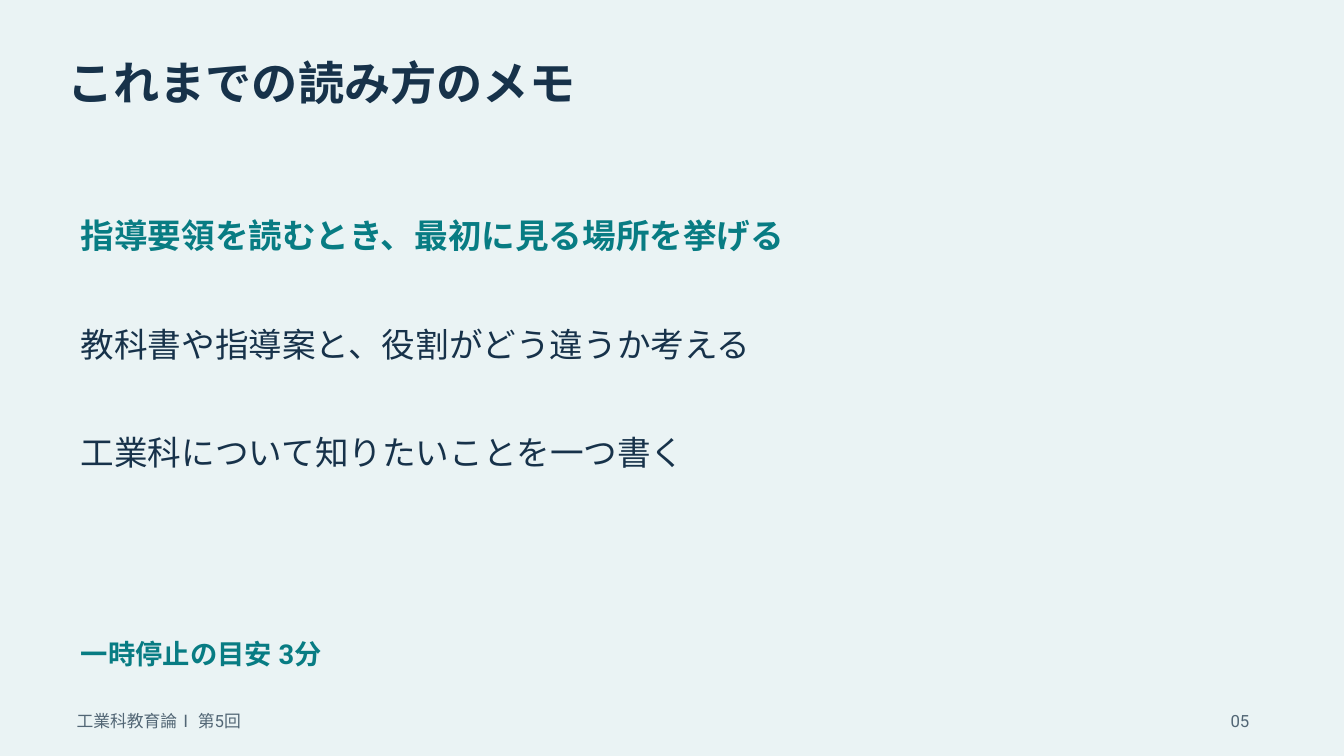
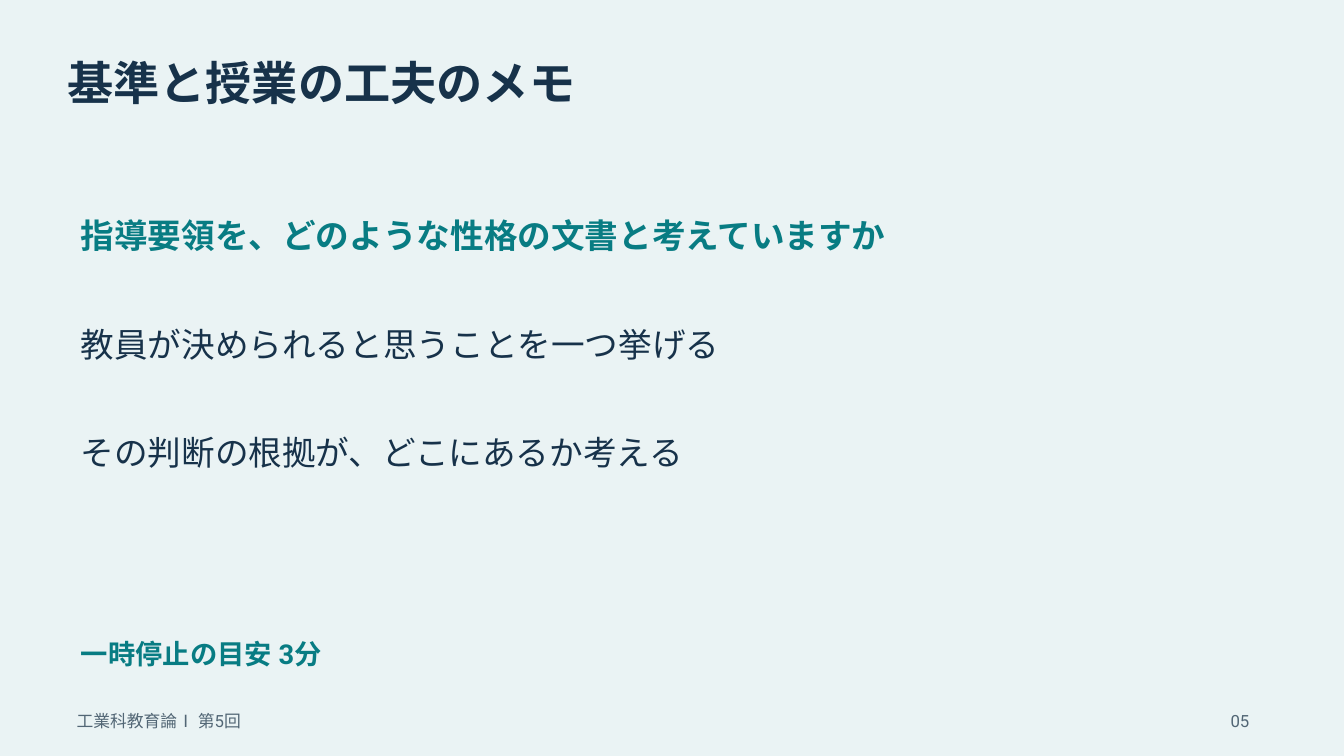
Before and after one commit to zooc-14calbp/industrial-education-i, a slide deck: slide 5 of lessons/05/slides.pptx. Drawn at 1344x756 pixels with LibreOffice and Linux fonts; fonts in the diff are those of the drawing. Boxes give left, top, right and bottom in pixels: in the first picture for what was removed or moved away, otherwise in the second. Text is boxed around its words. In the diff, an @@ line names an element or a change of style, - is before the commit and + after.

```diff
--- a/lessons/05/slides.pptx
+++ b/lessons/05/slides.pptx
@@ text at (67, 60, 575, 104): text changed @@
-これまでの読み方のメモ
+基準と授業の工夫のメモ
@@ text at (81, 219, 886, 251): text changed @@
-指導要領を読むとき、最初に見る場所を挙げる
+指導要領を、どのような性格の文書と考えていますか
@@ text at (81, 328, 719, 360): text changed @@
-教科書や指導案と、役割がどう違うか考える
+教員が決められると思うことを一つ挙げる
@@ text at (81, 436, 683, 468): text changed @@
-工業科について知りたいことを一つ書く
+その判断の根拠が、どこにあるか考える
```
Also in this commit, not shown: 30 other slides changed, 6 slides added, 6 other files.
